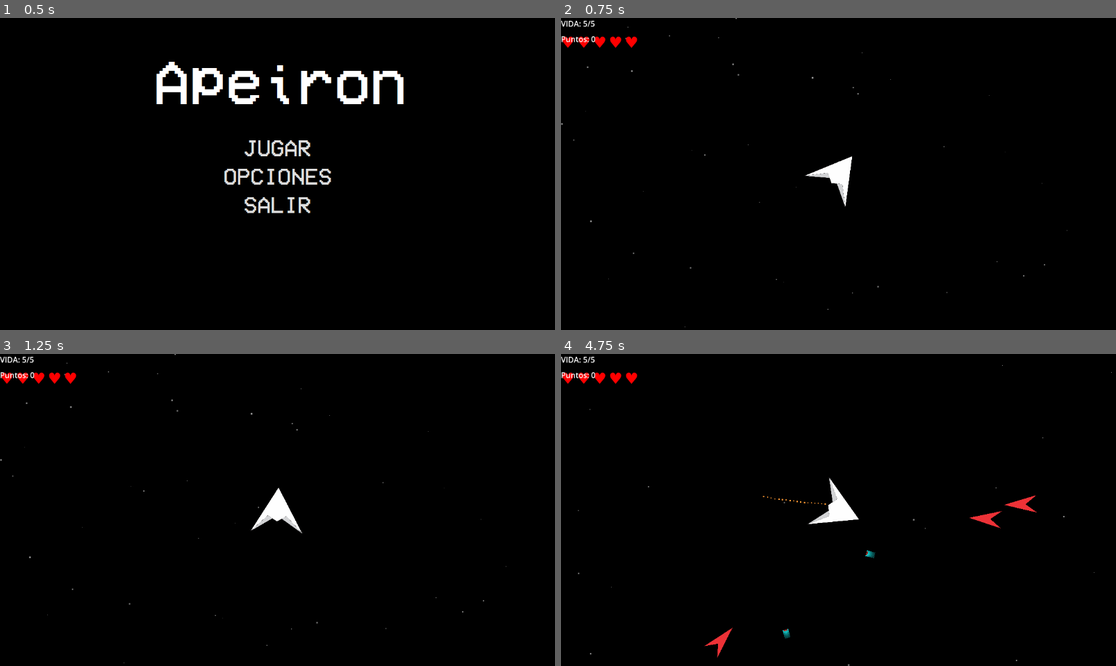
Above: before the commit, frames 1-4 (two rows, left to right).
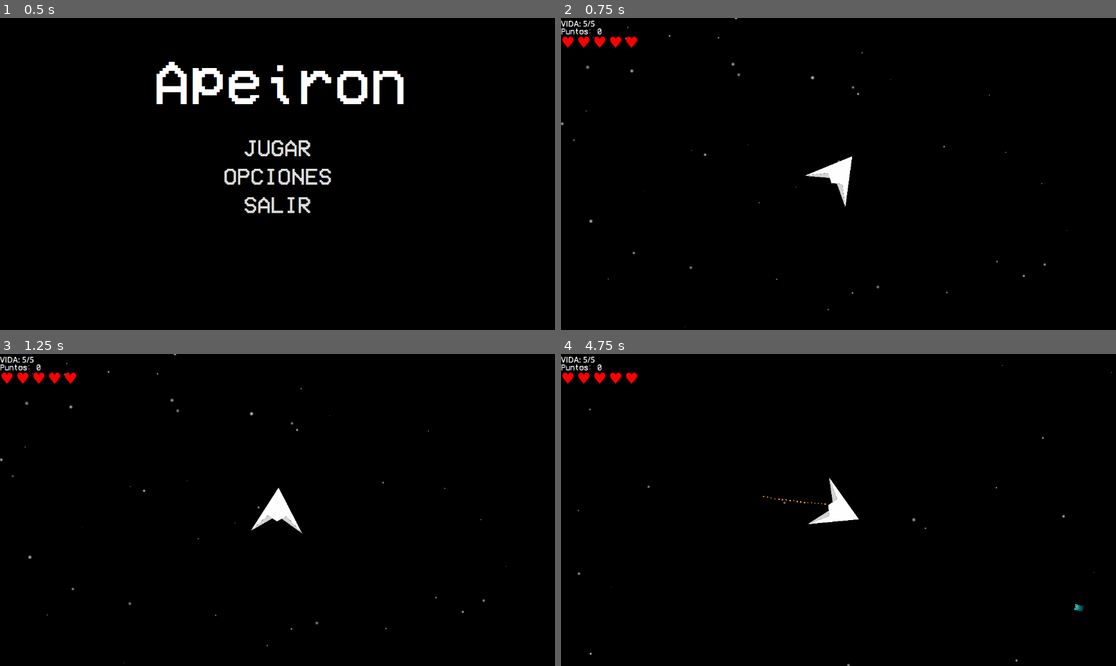
Above: after the commit, the same moments.

Repository: Maretesus666/Apeiron
Game: Godot game, scene res://scenes/menu.tscn
The game is run twice, just before and just after one commit, with the same random seed, the same clock (stepped at 60 frames per second) and the same inputs.
Inputs (mouse positions are in pixels of both pictures, inside the frame that each line leads up to):
- Up to frame 1 (0.5 s): no input
- Up to frame 2 (0.75 s): click "JUGAR" at 0.5 s
- Up to frame 3 (1.25 s): no input
- Up to frame 4 (4.75 s): move the mouse to (960, 494) at 1.27 s; hold D (move_right) 1.28-2.03 s; click (960, 494) at 1.35 s; move the mouse to (727, 525) at 2.02 s; hold S (move_down) 2.03-2.78 s; click (727, 525) at 2.1 s; move the mouse to (894, 441) at 2.77 s; hold D (move_right) 2.78-3.53 s; click (894, 441) at 2.85 s; move the mouse to (810, 572) at 3.52 s; hold W (move_up) 3.53-4.28 s; click (810, 572) at 3.6 s; move the mouse to (1005, 556) at 4.27 s; hold A (move_left) from 4.28 s (still down); click (1005, 556) at 4.35 s

Frame 1 is identical in both runs. In frame 2, 0.2% of the frame differs, in the area x 0-88%, y 0-94%; in frame 3, 0.2%; in frame 4, 0.6%, in the area x 0-95%, y 3-100%.

Commit message:
cambios en valores de personajes

Diff:
--- a/apeiron-godot/scenes/game.tscn
+++ b/apeiron-godot/scenes/game.tscn
@@ -77,16 +77,18 @@
 [node name="HeartsContainer" type="HBoxContainer" parent="HUD/HealthContainer"]
 layout_mode = 2
 
-[node name="ScoreContainer" type="VBoxContainer" parent="HUD"]
-offset_top = 32.0
+[node name="ScoreContainer" type="HBoxContainer" parent="HUD"]
+offset_top = 8.0
 offset_right = 40.0
-offset_bottom = 82.0
+offset_bottom = 48.0
 
 [node name="ScoreLabel" type="Label" parent="HUD/ScoreContainer"]
 layout_mode = 2
+theme_override_fonts/font = ExtResource("7_u5sy4")
 
 [node name="ComboLabel" type="Label" parent="HUD/ScoreContainer"]
 layout_mode = 2
+theme_override_fonts/font = ExtResource("7_u5sy4")
 
 [node name="PauseMenu" type="CanvasLayer" parent="."]
 process_mode = 3
--- a/apeiron-godot/scripts/background_generator.gd
+++ b/apeiron-godot/scripts/background_generator.gd
@@ -4,7 +4,7 @@
 @export var star_speed_min: float = 10.0
 @export var star_speed_max: float = 50.0
 @export var star_size_min: float = 1.0
-@export var star_size_max: float = 3.0
+@export var star_size_max: float = 5.0
 @export var spawn_distance: float = 1000.0
 
 var stars: Array = []
--- a/apeiron-godot/scripts/bala.gd
+++ b/apeiron-godot/scripts/bala.gd
@@ -1,6 +1,6 @@
 extends Area2D
 
-@export var speed: float = 600.0
+@export var speed: float = 1000.0
 
 
 func _physics_process(delta):
--- a/apeiron-godot/scripts/enemy_spawner.gd
+++ b/apeiron-godot/scripts/enemy_spawner.gd
@@ -2,8 +2,8 @@
 
 @export var enemy_scene = preload("res://scenes/enemigo.tscn")
 @export var spawn_interval = 2.0
-@export var min_distance = 300.0
-@export var max_distance = 500.0
+@export var min_distance = 500.0
+@export var max_distance = 1000.0
 @export var max_enemies = 15
 
 enum SpawnPattern {
--- a/apeiron-godot/scripts/jugador.gd
+++ b/apeiron-godot/scripts/jugador.gd
@@ -2,7 +2,7 @@
 
 @export var acceleration: float = 400.0
 @export var max_speed: float = 4000.0
-@export var friction: float = 600.0
+@export var friction: float = 0.0
 @export var rotation_speed: float = 5.0
 @export var max_health: int = 5
 @export var shoot_shake_amount: float = 2.0
